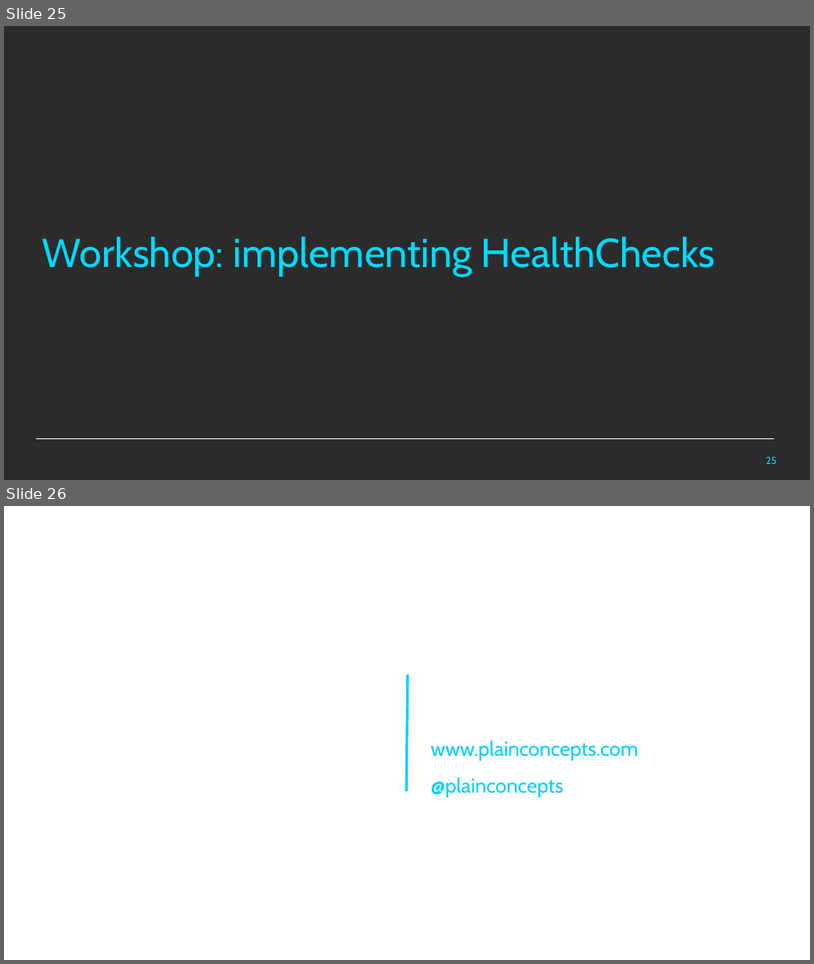
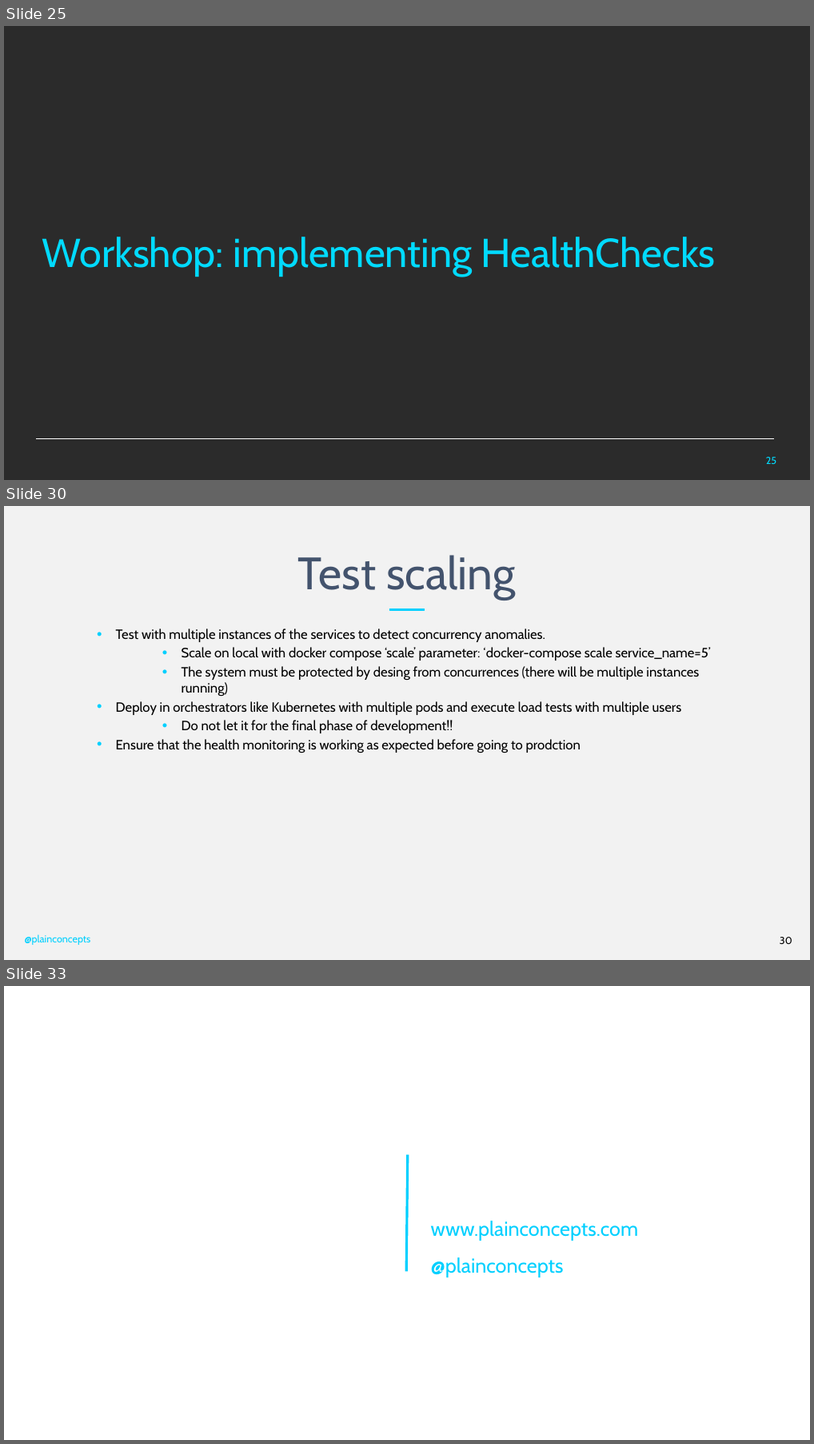
Before and after one commit to PlainConcepts/NetCore-Docker-Workshop, a slide deck: Docu/BestPractices&Antipatterns.pptx. Shown one above the other, each under a label of ours: slides 25 and 26 before the commit, slides 25, 30 and 33 after it; the slides between them are not shown. The pictures are 814x964 and 814x1444 pixels, drawn with LibreOffice and Linux fonts; fonts in the diff are those of the drawing; background and template pictures are left out; a plain dark background stands for a picture behind light text. Boxes give left, top, right and bottom in pixels: in the first picture for what was removed or moved away, otherwise in the second. Text is boxed around its words. In the diff, an @@ line names an element or a change of style, - is before the commit and + after.

```diff
--- a/Docu/BestPractices&Antipatterns.pptx
+++ b/Docu/BestPractices&Antipatterns.pptx
@@ slide 30 added at box(4, 506, 810, 960), background #F2F2F2 @@
@@ title added at box(298, 555, 516, 600), 54 pt, text #43536D @@
+Test scaling
@@ line added from (390, 609) to (425, 609), #00D0FF 3 pt @@
@@ text added at box(116, 628, 711, 752), 16 pt, text #000000 @@
+• Test with multiple instances of the services to detect concurrency anomalies.
+  • Scale on local with docker compose ‘scale’ parameter: ‘docker-compose scale service_name=5’
+  • The system must be protected by desing from concurrences (there will be multiple instances running)
+• Deploy in orchestrators like Kubernetes with multiple pods and execute load tests with multiple users
+  • Do not let it for the final phase of development!!
+• Ensure that the health monitoring is working as expected before going to prodction
@@ text added at box(25, 934, 91, 944), 12 pt, text #00D0FF @@
+@plainconcepts
@@ page number added at box(780, 936, 793, 944), 12 pt, text #000000 @@
+30
@@ what was slide 26 is now slide 33 @@
```
Also in this commit, not shown: 5 slides changed, 6 other slides added, 1 other file.
